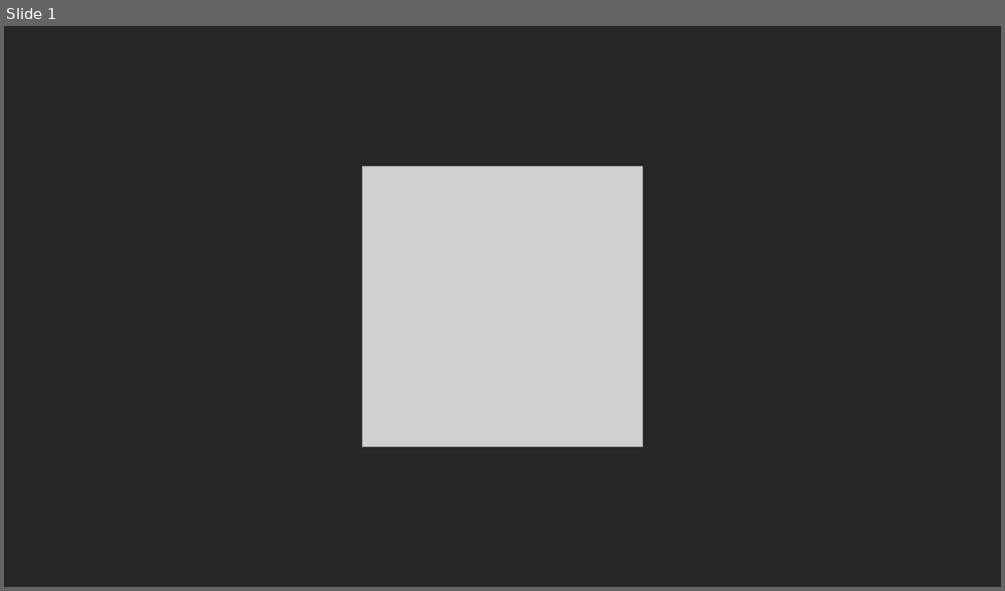
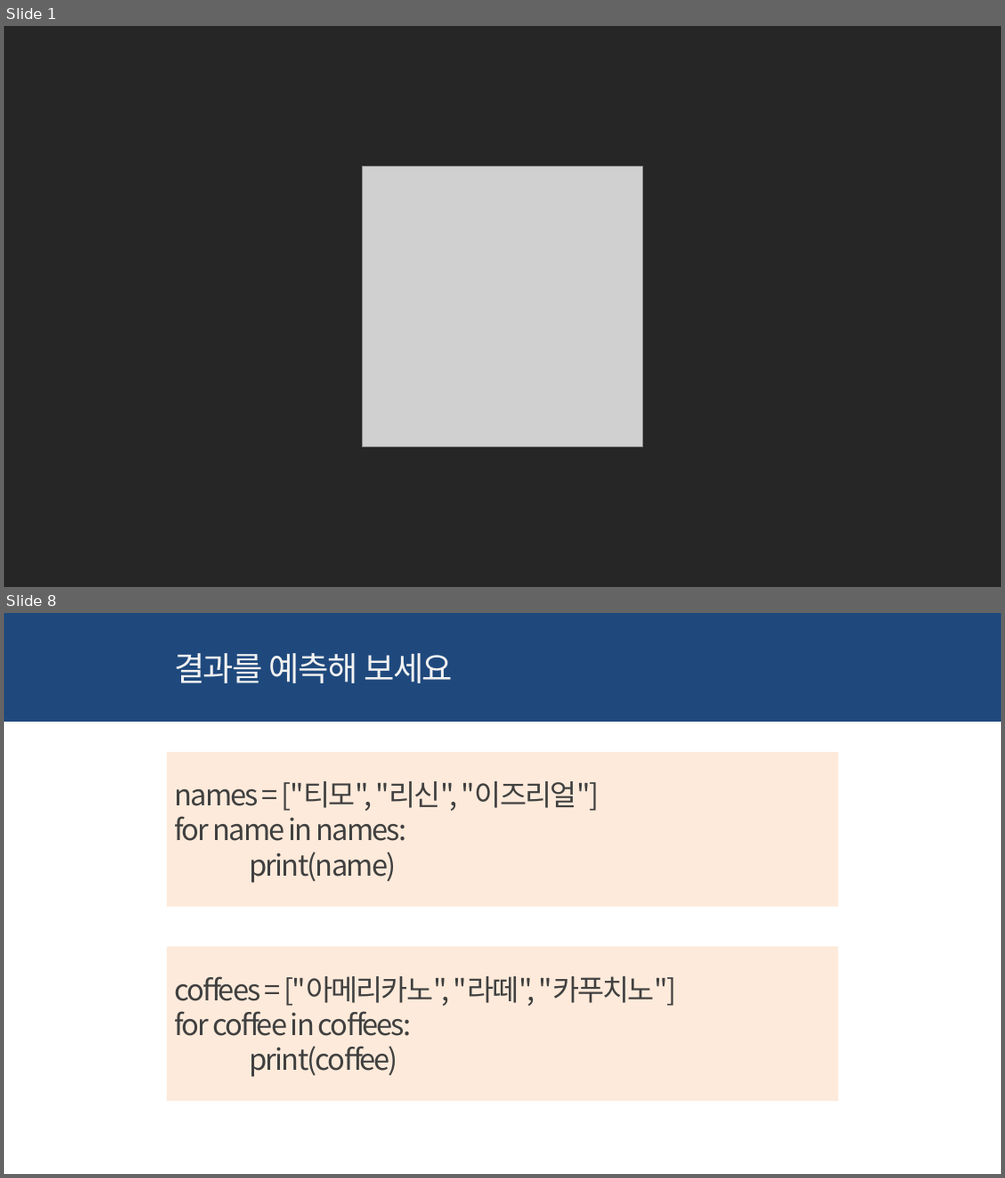
Before and after one commit to kwonkijun/python, a slide deck: 파이썬기초(PPT)/NEW_2021버전/파이썬 기초 8강_반복문.pptx. Shown one above the other, each under a label of ours: slide 1 before the commit, slides 1 and 8 after it; the slides between them are not shown. The pictures are 1005x591 and 1005x1178 pixels, drawn with LibreOffice and Linux fonts; fonts in the diff are those of the drawing; grey boxes stand for pictures. Boxes give left, top, right and bottom in pixels: in the first picture for what was removed or moved away, otherwise in the second. Text is boxed around its words. In the diff, an @@ line names an element or a change of style, - is before the commit and + after.

```diff
--- a/파이썬기초(PPT)/NEW_2021버전/파이썬 기초 8강_반복문.pptx
+++ b/파이썬기초(PPT)/NEW_2021버전/파이썬 기초 8강_반복문.pptx
@@ slide 8 added at box(4, 613, 1001, 1174), background #FFFFFF @@
@@ rectangle added at box(4, 613, 1001, 722), fill #1F497D @@
@@ text added at box(174, 653, 453, 683), 32 pt, text #F2F2F2 @@
+결과를 예측해 보세요
@@ rectangle added at box(167, 752, 839, 906), fill #FDEADA, 28 pt, text #404040 @@
+names = ["티모", "리신", "이즈리얼"]
+for name in names:
+print(name)
@@ rectangle added at box(167, 947, 839, 1101), fill #FDEADA, 28 pt, text #404040 @@
+coffees = ["아메리카노", "라떼", "카푸치노"]
+for coffee in coffees:
+print(coffee)
```
Also in this commit, not shown: 22 other slides added, 16 slides removed, 6 other files.
